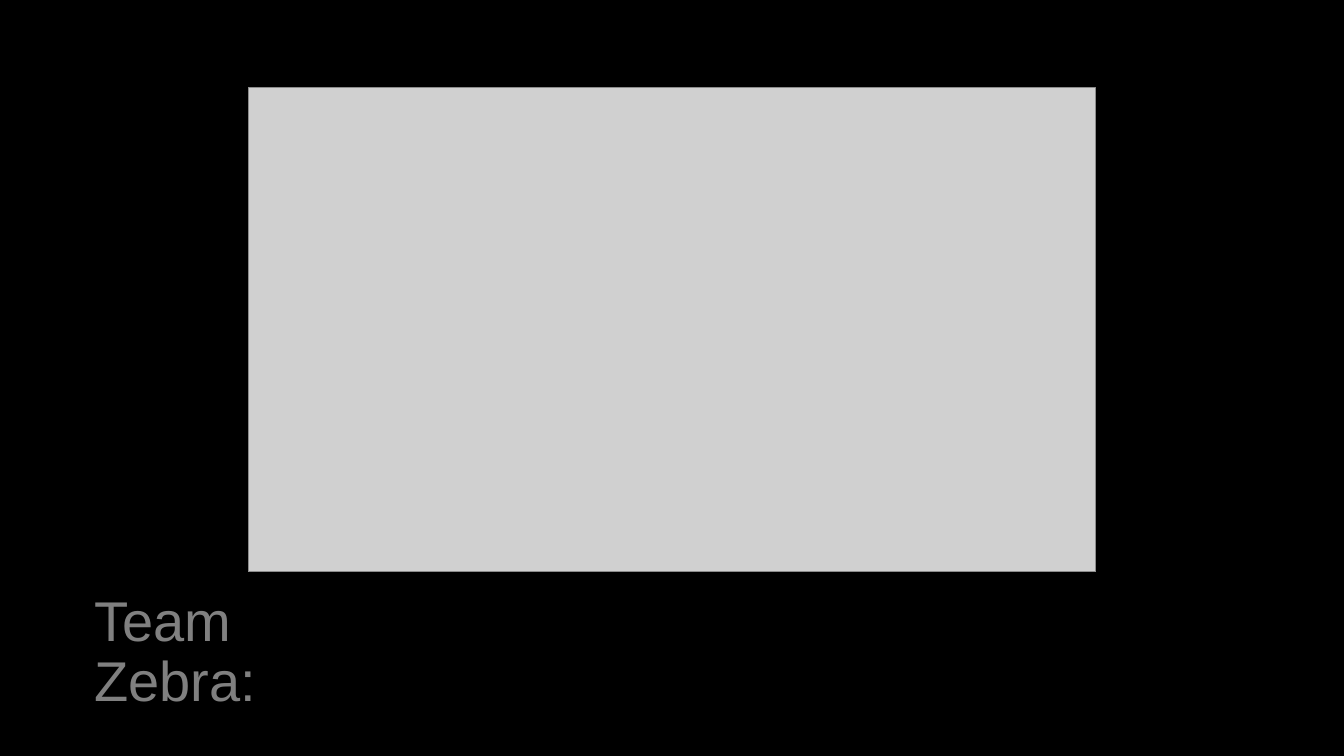
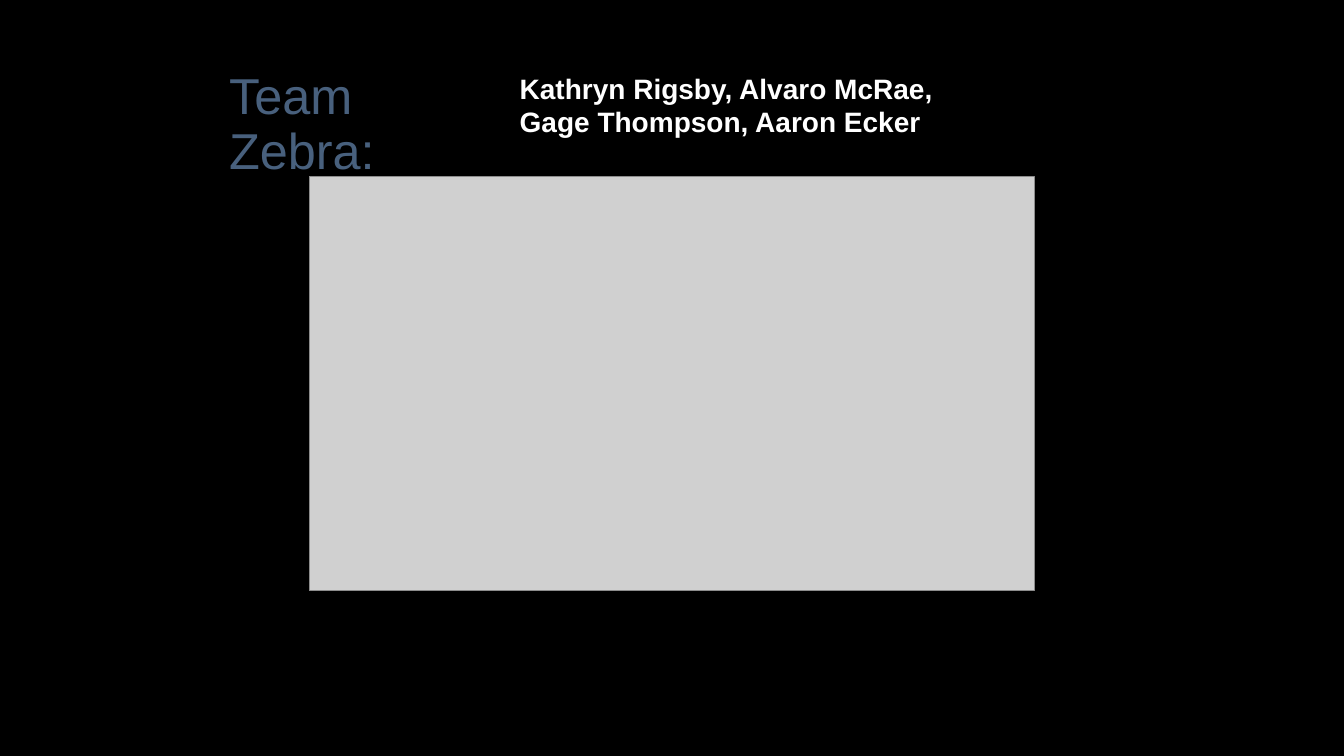
Before and after one commit to rigsbyk/Project-One, a slide deck: slide 2 of Presentation_Slides.pptx. Drawn at 1344x756 pixels with LibreOffice and Linux fonts; fonts in the diff are those of the drawing; grey boxes stand for pictures; background and template pictures are left out. Boxes give left, top, right and bottom in pixels: in the first picture for what was removed or moved away, otherwise in the second. Text is boxed around its words. In the diff, an @@ line names an element or a change of style, - is before the commit and + after.

Commit message:
adding presentation slides

```diff
--- a/Presentation_Slides.pptx
+++ b/Presentation_Slides.pptx
@@ subtitle "Team Zebra:": place and size @@
-subtitle "Team Zebra:" at (94,602,256,702)
+subtitle "Team Zebra:" at (229,79,375,179)
@@ subtitle "Team Zebra:" at (229,79,375,179): size 40 to 36 pt, text colour #808080 to #48607D @@
@@ text "Kathryn Rigsby, Alvaro McRae,": place and size @@
-text "Kathryn Rigsby, Alvaro McRae," at (375,606,1223,752)
+text "Kathryn Rigsby, Alvaro McRae," at (520,78,932,137)
@@ text "Kathryn Rigsby, Alvaro McRae," at (520,78,932,137): size 40 to 20 pt, text colour #000000 to #FFFFFF, bold on @@
@@ picture: place and size @@
-picture at (248,88,1096,572)
+picture at (310,176,1034,591)
```
Also in this commit, not shown: 7 other slides changed, 2 slides added, 1 slide removed, 19 other files.
